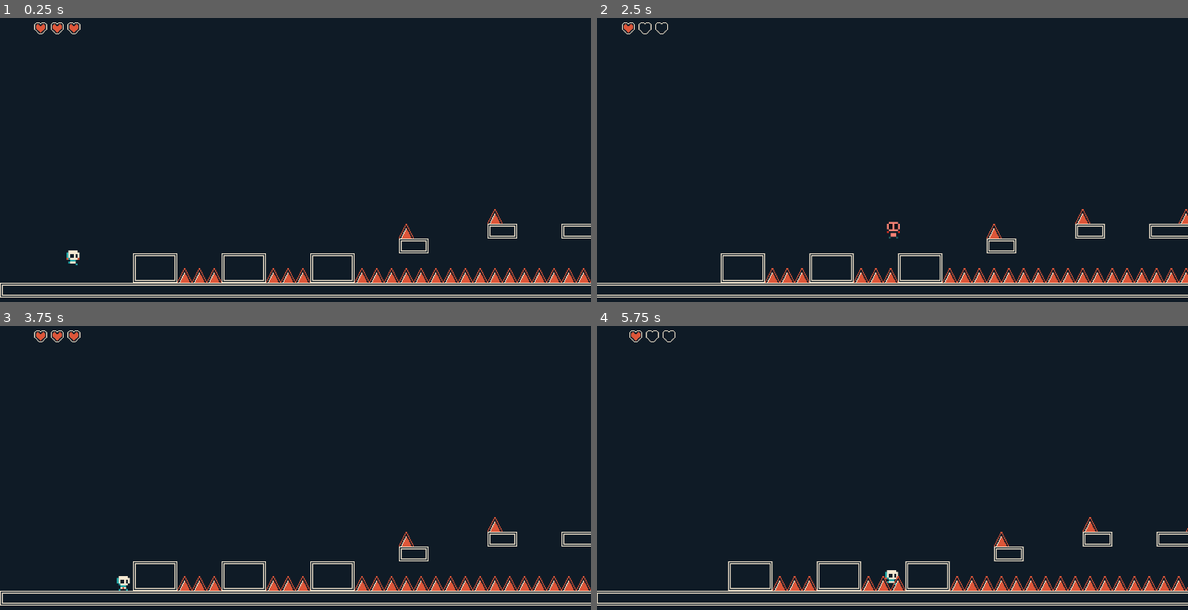
Above: before the commit, frames 1-4 (two rows, left to right).
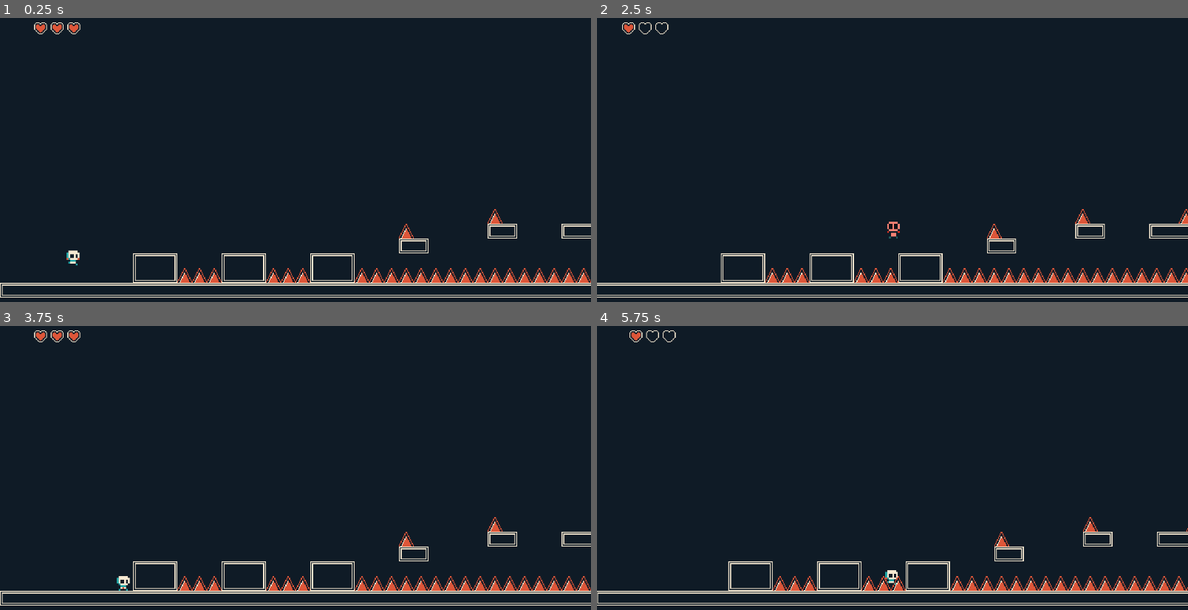
Above: after the commit, the same moments.

Repository: Vicenthresh/2d-platformer
Game: Godot game, scene res://levels/level.tscn
The game is run twice, just before and just after one commit, with the same random seed, the same clock (stepped at 60 frames per second) and the same inputs.
Inputs:
- Up to frame 1 (0.25 s): no input
- Up to frame 2 (2.5 s): tap Enter (ui_accept) at 0.5 s; hold Right (ui_right) 0.53-2.03 s; tap W (jump) at 0.77, 1.52 s; hold Left (ui_left) from 2.03 s (still down)
- Up to frame 3 (3.75 s): release Left (ui_left) at 2.78 s; hold Right (ui_right) from 2.78 s (still down); tap W (jump) at 3.02 s
- Up to frame 4 (5.75 s): tap W (jump) at 3.77, 4.52 s; release Right (ui_right) at 4.28 s; hold Left (ui_left) 4.28-5.03 s; hold Right (ui_right) from 5.03 s (still down)

The runs differ from the first frame. In frame 1, 1.8% of the frame differs, in the area x 0-100%, y 1-99%; in frame 2, 1.8%; in frame 3, 1.8%; in frame 4, 2.0%, in the area x 0-100%, y 1-98%.

Commit message:
camera and scale fix

Diff:
--- a/hp_ui.tscn
+++ b/hp_ui.tscn
@@ -92,6 +92,7 @@
 offset_right = 59.0
 offset_bottom = 24.0
 script = ExtResource("1_5xtq0")
+metadata/_edit_vertical_guides_ = []
 
 [node name="hpBorder" type="TextureRect" parent="."]
 visible = false
@@ -111,6 +112,7 @@
 stretch_mode = 1
 
 [node name="heart_1" type="AnimatedSprite2D" parent="."]
+texture_filter = 1
 position = Vector2(12, 12)
 sprite_frames = SubResource("SpriteFrames_tyhy8")
 animation = &"full"
--- a/levels/level.tscn
+++ b/levels/level.tscn
@@ -160,7 +160,7 @@
 script = ExtResource("7_aages")
 
 [node name="Camera2D" type="Camera2D" parent="Player"]
-zoom = Vector2(2, 2)
+zoom = Vector2(3, 3)
 limit_left = 0
 limit_top = 0
 limit_bottom = 0
--- a/project.godot
+++ b/project.godot
@@ -21,9 +21,8 @@
 
 [display]
 
-window/size/viewport_width=1280
-window/size/viewport_height=720
-window/size/resizable=false
+window/size/viewport_width=1920
+window/size/viewport_height=1080
 window/stretch/mode="viewport"
 
 [input]
